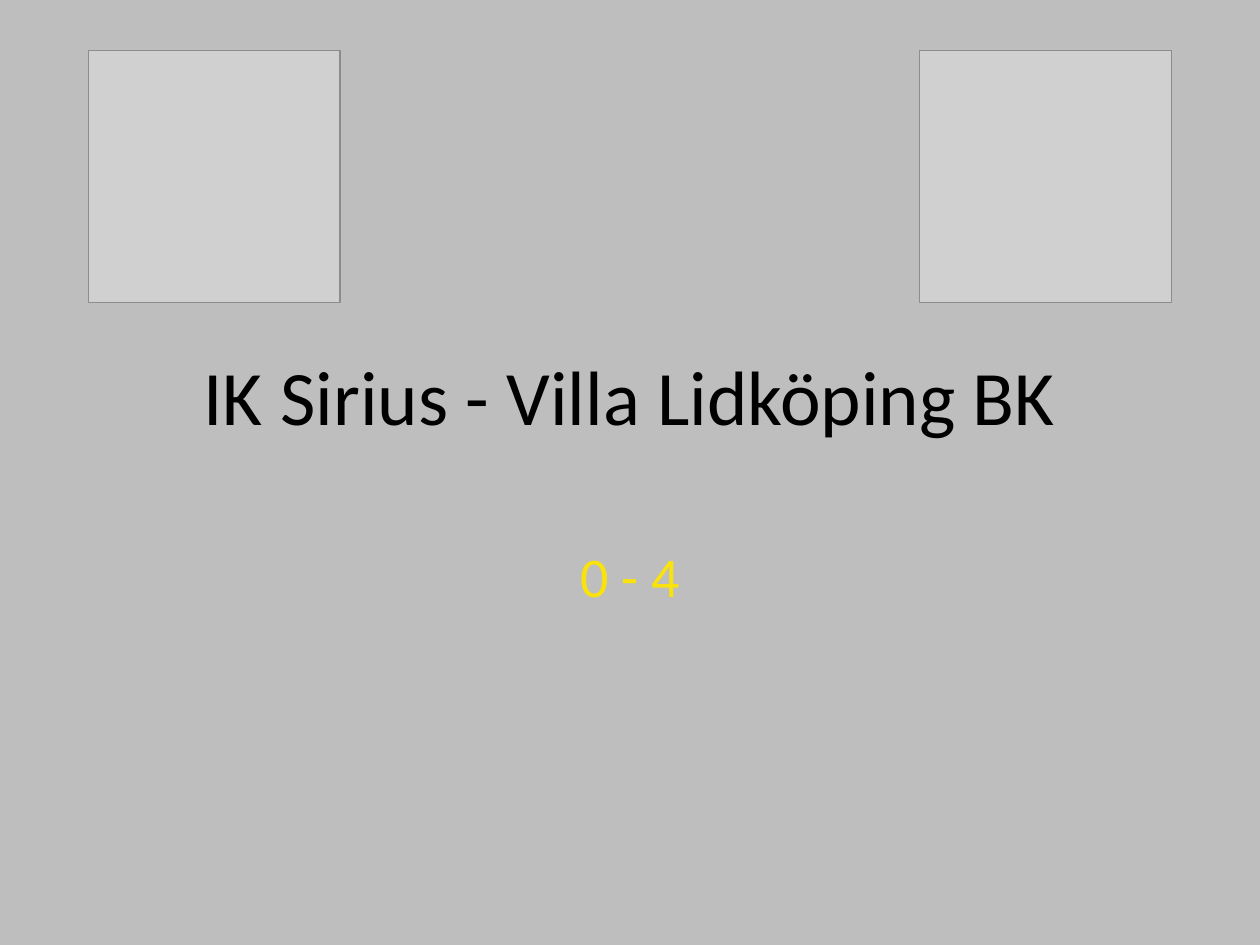
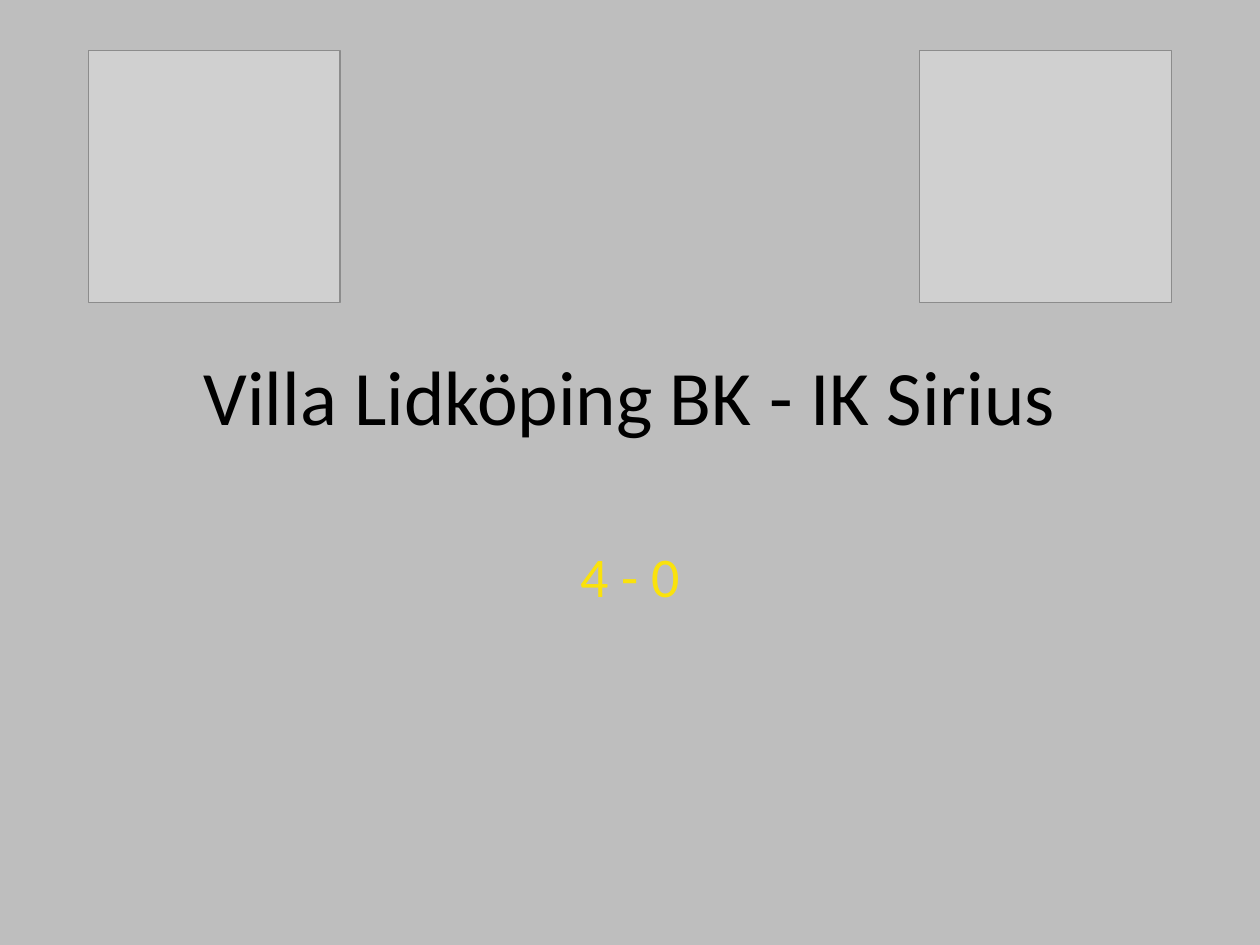
Before and after one commit to legendwk/sirius_bandy, a slide deck: slide 1 of powerpointer/matchrapporter/20220930 IK Sirius - Villa Lidköping halvlek 1 .pptx. Drawn at 1260x945 pixels with LibreOffice and Linux fonts; fonts in the diff are those of the drawing; grey boxes stand for pictures. Boxes give left, top, right and bottom in pixels: in the first picture for what was removed or moved away, otherwise in the second. Text is boxed around its words. In the diff, an @@ line names an element or a change of style, - is before the commit and + after.

```diff
--- a/powerpointer/matchrapporter/20220930 IK Sirius - Villa Lidköping halvlek 1 .pptx
+++ b/powerpointer/matchrapporter/20220930 IK Sirius - Villa Lidköping halvlek 1 .pptx
@@ title at [204,371,1055,439]: text changed @@
-IK Sirius - Villa Lidköping BK
+Villa Lidköping BK - IK Sirius
@@ subtitle at [580,560,679,598]: text changed @@
-0 - 4
+4 - 0
```
Also in this commit, not shown: 5 other slides changed, 2 other files.
